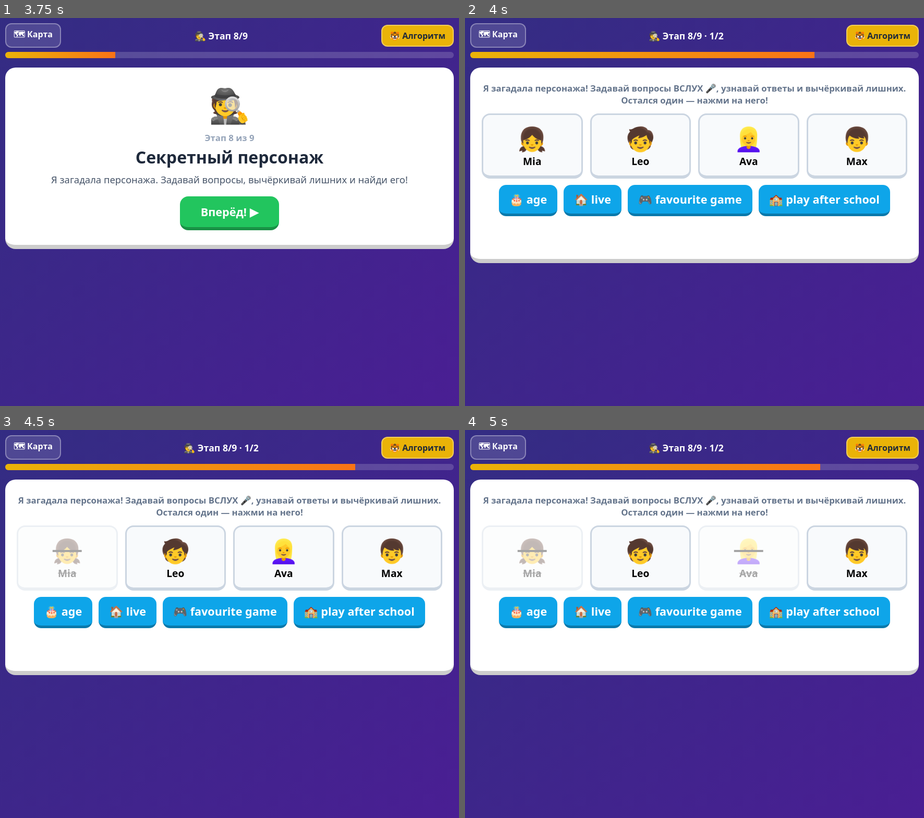
Above: before the commit, frames 1-4 (two rows, left to right).
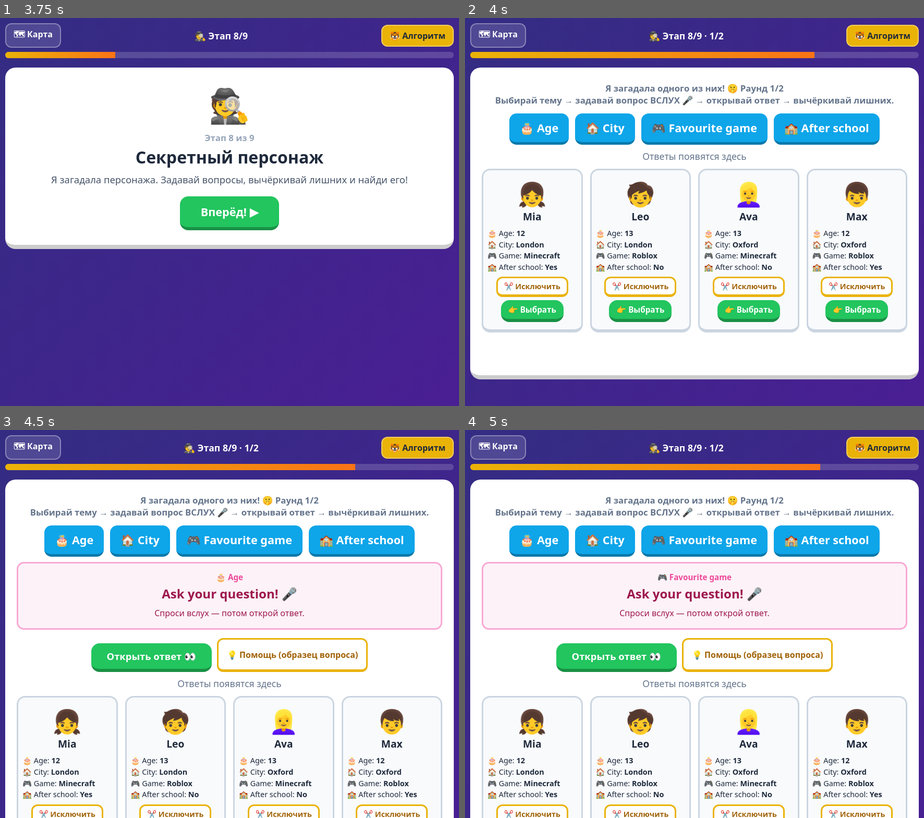
Above: after the commit, the same moments.

Repository: VeronicaTD/question-game
Game: browser game, page index.html
The game is run twice, just before and just after one commit, with the same random seed, the same clock (stepped at 60 frames per second) and the same inputs.
Inputs (mouse positions are in pixels of both pictures, inside the frame that each line leads up to):
- Up to frame 1 (3.75 s): click "Начать урок ▶" at 0.27 s; click "Вперёд! ▶" at 0.52 s; tap Space every 0.33 s from 1.1 to 3.43 s; click "🐯 Алгоритм" at 1.17 s; click "Понятно!" at 1.67 s; click "🎮 favourite game" at 2.17 s; click "😊 happy today" at 2.67 s; click "🗺 Карта" at 3.17 s; click "🕵️ 8. Секретный персонаж впер…" at 3.67 s
- Up to frame 2 (4 s): click "Вперёд! ▶" at 3.77 s; tap Space at 3.77 s
- Up to frame 3 (4.5 s): tap Space at 4.1, 4.43 s; click (73, 542) at 4.17 s, where only the run after the commit has a clickable "🎂 Age"
- Up to frame 4 (5 s): click (703, 542) at 4.67 s, where only the run after the commit has a clickable "🎮 Favourite game"; tap Space at 4.77 s

Frame 1 is identical in both runs. In frame 2, 48% of the frame differs, in the area x 1-99%, y 16-94%; in frame 3, 55%, in the area x 1-99%, y 16-100%; in frame 4, 55%.

Commit message:
fix: секретный персонаж — открытые анкеты, общий ряд тем, исключить/выбрать раздельно, история ответов

Diff:
--- a/index.html
+++ b/index.html
@@ -517,50 +517,77 @@
 
 // ================= ЭТАП 8. Секретный персонаж =================
 const CHARS = [
-  { name:'Mia', emoji:'👧',  age:'12', city:'London', game:'Minecraft', after:true  },
-  { name:'Leo', emoji:'🧒',  age:'13', city:'London', game:'Roblox',    after:false },
-  { name:'Ava', emoji:'👱‍♀️', age:'13', city:'Oxford', game:'Minecraft', after:false },
-  { name:'Max', emoji:'👦',  age:'12', city:'Oxford', game:'Roblox',    after:true  }
-];
-const QS = [
-  { label:'🎂 age',            q:'How old is this person?',                 f:c=>c.age },
-  { label:'🏠 live',           q:'Where does this person live?',            f:c=>c.city },
-  { label:'🎮 favourite game', q:'What is this person\u2019s favourite game?', f:c=>c.game },
-  { label:'🏫 play after school', q:'Does this person play after school?',  f:c=>c.after?'Yes':'No' }
-];
-function setupSecret(){ G.items=[1,2]; G.idx=0; G.score=0; G.mistakes=[]; G.secret=CHARS[Math.floor(Math.random()*4)]; renderSecret(); }
+  { name:'Mia', emoji:'👧',  age:'12', city:'London', game:'Minecraft', after:'Yes' },
+  { name:'Leo', emoji:'🧒',  age:'13', city:'London', game:'Roblox',    after:'No'  },
+  { name:'Ava', emoji:'👱‍♀️', age:'13', city:'Oxford', game:'Minecraft', after:'No'  },
+  { name:'Max', emoji:'👦',  age:'12', city:'Oxford', game:'Roblox',    after:'Yes' }
+];
+const TOPICS = [
+  { label:'🎂 Age',             key:'age',   model:'How old is this person?',                  clue:c=>'This person is '+(c.age==='12'?'twelve':'thirteen')+'.' },
+  { label:'🏠 City',            key:'city',  model:'Where does this person live?',             clue:c=>'This person lives in '+c.city+'.' },
+  { label:'🎮 Favourite game',  key:'game',  model:'What is this person\u2019s favourite game?', clue:c=>'This person\u2019s favourite game is '+c.game+'.' },
+  { label:'🏫 After school',    key:'after', model:'Does this person play after school?',      clue:c=>(c.after==='Yes'?'Yes, this person plays after school.':'No, this person doesn\u2019t play after school.') }
+];
+function setupSecret(){ G.items=[1,2]; G.idx=0; G.score=0; G.mistakes=[]; startRound(); }
+function startRound(){
+  G.secret=CHARS[Math.floor(Math.random()*CHARS.length)];
+  G.excluded=new Set(); G.clues=[]; G.asked=new Set(); G.roundWrong=false; G.hintUsed=false;
+  renderSecret();
+}
 function renderSecret(){
   prog('🕵️'); G.phase='secret';
-  const used=[];
-  $('#game-card').innerHTML=`<div class="task-label">Я загадала персонажа! Задавай вопросы ВСЛУХ 🎤, узнавай ответы и вычёркивай лишних.<br>Остался один — нажми на него!</div>
-    <div class="char-grid">${CHARS.map((c,i)=>`<button class="char-card" data-i="${i}"><span class="p-emoji">${c.emoji}</span>${c.name}</button>`).join('')}</div>
-    <div class="opt-row" id="qs">${QS.map((q,i)=>`<button class="opt-btn" data-i="${i}">${q.label}</button>`).join('')}</div>
+  $('#game-card').innerHTML=`<div class="task-label">Я загадала одного из них! 🤫 Раунд ${G.idx+1}/2<br>
+    Выбирай тему → задавай вопрос ВСЛУХ 🎤 → открывай ответ → вычёркивай лишних.</div>
+    <div class="opt-row" id="topics">${TOPICS.map((t,i)=>`<button class="opt-btn" data-i="${i}" ${G.asked.has(i)?'disabled':''}>${t.label}</button>`).join('')}</div>
+    <div id="ask-zone" style="margin:10px 0"></div>
+    <div id="clues">${G.clues.map(c=>`<div class="report-row"><span class="r-emoji">💬</span><span class="r-name">${c}</span></div>`).join('')||'<div class="say-note">Ответы появятся здесь</div>'}</div>
+    <div class="char-grid">${CHARS.map((c,i)=>`
+      <div class="char-card ${G.excluded.has(i)?'crossed':''}" style="cursor:default">
+        <span class="p-emoji">${c.emoji}</span><b>${c.name}</b>
+        <div style="font-size:.9rem;font-weight:normal;text-align:left;margin:8px 0;line-height:1.5">
+          🎂 Age: <b>${c.age}</b><br>🏠 City: <b>${c.city}</b><br>🎮 Game: <b>${c.game}</b><br>🏫 After school: <b>${c.after}</b></div>
+        <button class="help-btn exc" data-i="${i}" style="font-size:.9rem;padding:6px 12px">${G.excluded.has(i)?'↩️ Вернуть':'✂️ Исключить'}</button>
+        <button class="go-btn next pick" data-i="${i}" style="font-size:.95rem;padding:8px 14px;margin-top:6px">👉 Выбрать</button>
+      </div>`).join('')}</div>
     <div class="feedback"></div>`;
-  document.querySelectorAll('#qs .opt-btn').forEach(b=>{
+
+  document.querySelectorAll('#topics .opt-btn').forEach(b=>{
     b.onclick=()=>{
-      const q=QS[Number(b.dataset.i)];
-      if(used.includes(Number(b.dataset.i))) return;
-      used.push(Number(b.dataset.i)); b.disabled=true;
-      fb(`Спроси вслух: <b>${q.q}</b> 📣<br>Ответ: <b>${q.f(G.secret)}</b>`, true);
-    };
-  });
-  document.querySelectorAll('.char-card').forEach(b=>{
+      const i=Number(b.dataset.i); if(G.asked.has(i)) return;
+      const t=TOPICS[i];
+      $('#ask-zone').innerHTML=`<div class="answer-card"><span class="a-label">${t.label}</span>Ask your question! 🎤<br>
+        <span style="font-size:1rem;font-weight:normal">Спроси вслух — потом открой ответ.</span></div>
+        <div class="help-row">
+          <button class="go-btn next" id="reveal">Открыть ответ 👀</button>
+          <button class="help-btn" id="help-q">💡 Помощь (образец вопроса)</button></div>`;
+      $('#help-q').onclick=()=>{ G.roundWrong=G.roundWrong; G.hintUsed=true;
+        $('#help-q').outerHTML=`<div class="hint-box" style="display:block">${t.model}</div>`; };
+      $('#reveal').onclick=()=>{
+        G.asked.add(i);
+        G.clues.push(t.label+': '+t.clue(G.secret));
+        renderSecret();
+      };
+    };
+  });
+  document.querySelectorAll('.exc').forEach(b=>{
+    b.onclick=()=>{ const i=Number(b.dataset.i);
+      G.excluded.has(i)?G.excluded.delete(i):G.excluded.add(i); renderSecret(); };
+  });
+  document.querySelectorAll('.pick').forEach(b=>{
     b.onclick=()=>{
       if(G.phase!=='secret') return;
-      const c=CHARS[Number(b.dataset.i)];
-      if(!b.classList.contains('crossed') && used.length<2){ b.classList.add('crossed'); return; }
-      if(b.classList.contains('crossed')){ b.classList.remove('crossed'); return; }
-      G.phase='done';
+      const c=CHARS[Number(b.dataset.i)]; G.phase='done';
       if(c===G.secret){
-        b.classList.add('won');
-        const alone = G.stat; mark(0,null);
-        fb(`🎉 Это ${c.name}! Ты раскрыла дело, детектив! 🕵️`, true);
-        $('.feedback').innerHTML+=nextBtn(G.idx===0?'Второй раунд ▶':'Финиш ▶');
-        bindNext(()=>{ G.idx++; if(G.idx<2){ G.secret=CHARS[Math.floor(Math.random()*4)]; renderSecret(); } else stageDone(); });
+        if(G.hintUsed){ G.stat.hint++; G.mistakes.push('Персонаж: понадобился образец вопроса'); }
+        else G.stat.sama++;
+        if(G.roundWrong){ /* ошибочная попытка уже записана */ } else G.score++;
+        fb(`🎉 Это ${c.name}! Дело раскрыто, детектив!`, true);
+        $('.feedback').innerHTML+=`<div class="help-row"><button class="go-btn next" id="next-round">${G.idx===0?'Новый раунд ▶':'Финиш ▶'}</button></div>`;
+        $('#next-round').onclick=()=>{ G.idx++; G.hintUsed=false; G.idx<2?startRound():stageDone(); };
       } else {
-        G.mistakes.push('Секретный персонаж: выбрала '+c.name+', загадана '+G.secret.name);
-        G.stat.shown++;
-        fb(`Не ${c.name}! Проверь ответы ещё раз 🔍`, false);
+        G.roundWrong=true; G.stat.shown++;
+        G.mistakes.push('Персонаж: выбрала '+c.name+', загадан '+G.secret.name);
+        fb(`Не ${c.name}! Сверь ответы в истории 💬 с анкетами ещё раз 🔍`, false);
         G.phase='secret';
       }
     };
